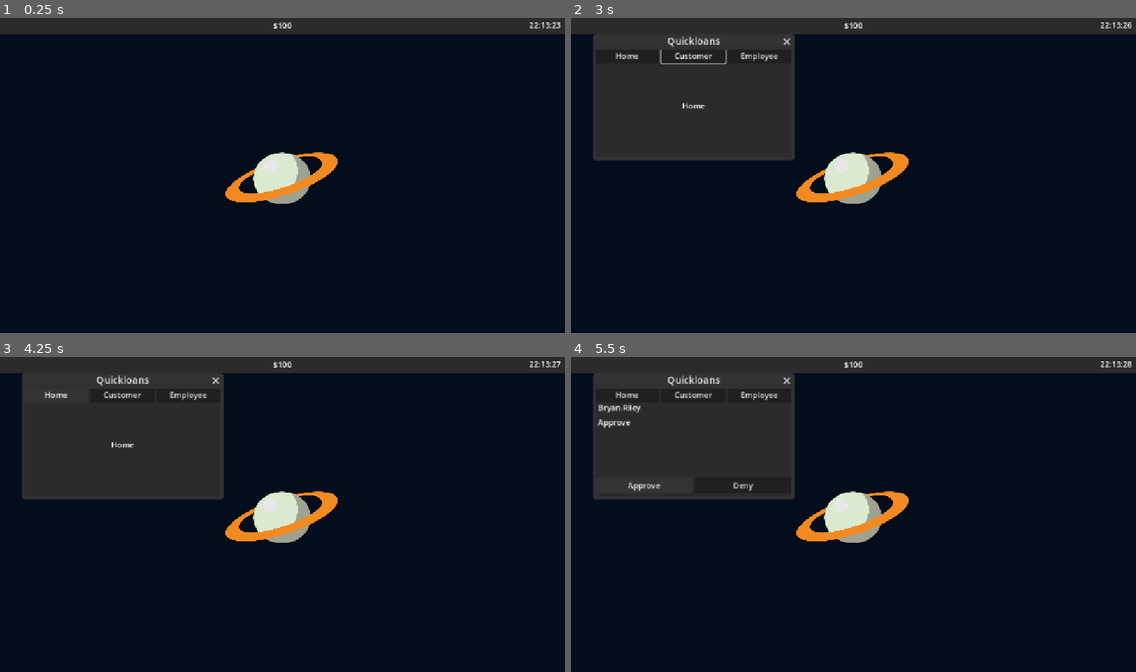
Above: before the commit, frames 1-4 (two rows, left to right).
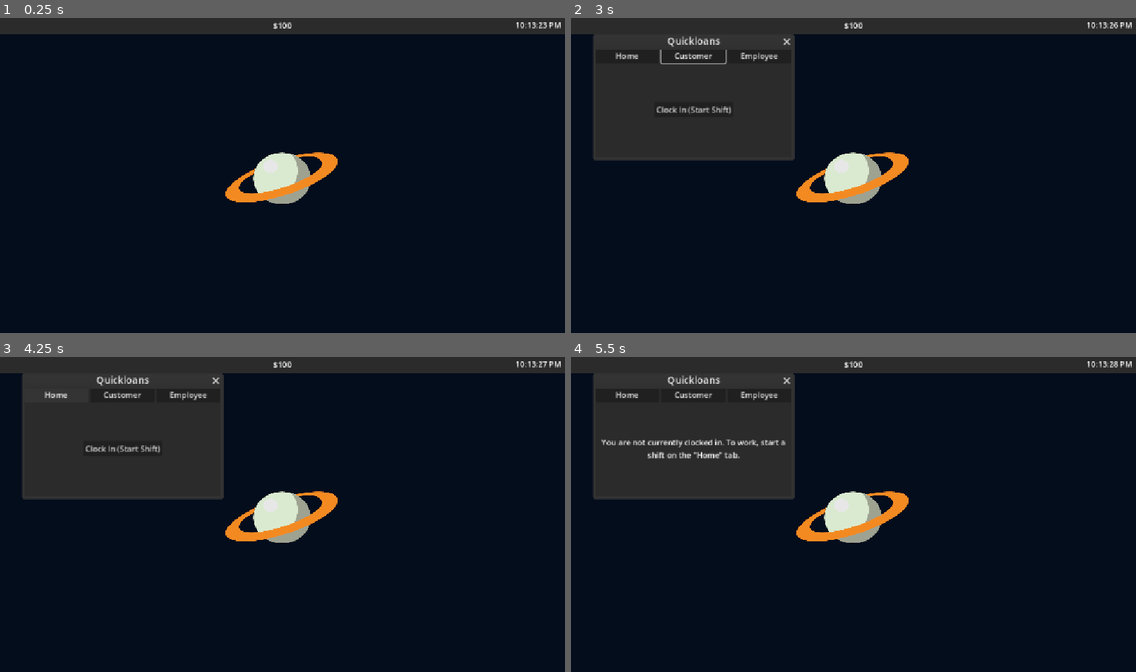
Above: after the commit, the same moments.

Repository: TotsllyRandom/employ-os
Game: Godot game, scene res://scenes/desktop.tscn
The game is run twice, just before and just after one commit, with the same random seed, the same clock (stepped at 60 frames per second) and the same inputs.
Inputs (mouse positions are in pixels of both pictures, inside the frame that each line leads up to):
- Up to frame 1 (0.25 s): no input
- Up to frame 2 (3 s): tap Enter at 0.5, 2 s; move the mouse to (977, 159) at 0.52 s; hold Right 0.53-1.28 s; tap Alt at 0.6, 2.1 s; click (977, 159) at 0.67 s; tap Space (Make Window Debug) at 1.25, 2.75 s; move the mouse to (740, 191) at 1.27 s; hold Down 1.28-2.03 s; tap Shift at 1.35, 2.85 s; move the mouse to (910, 103) at 2.02 s; hold Right 2.03-2.78 s; move the mouse to (825, 238) at 2.77 s; hold Up from 2.78 s (still down); click (825, 238) at 2.92 s
- Up to frame 3 (4.25 s): release Up at 3.5 s; click "Home" at 3.5 s
- Up to frame 4 (5.5 s): click "Customer" at 4.25 s; click (644, 486) at 5 s, where only the run before the commit has a clickable "Approve"

The runs differ from the first frame. In frame 1, 0.1% of the frame differs, in the area x 91-100%, y 1-4%; in frame 2, 0.3%; in frame 3, 0.3%; in frame 4, 1.0%, in the area x 4-100%, y 1-43%.

Commit message:
Twitch Stream 9/8/26 - made rules

Diff:
--- a/scenes/apps/quickloans.gd
+++ b/scenes/apps/quickloans.gd
@@ -1,28 +1,62 @@
 extends Control
+
+var guide = {
+	"min_age" = 0,
+	"max_age" = 106,
+}
+## All Rules
+const RULES = [
+	{
+		"text" : "Applicant must be 18 or older.",
+		"diff" : 1,
+	},
+	{
+		"text" : "Applicant must under 90 years old.",
+		"diff" : 1,
+	},
+]
+
+func interpret_rules(text: String):
+	match text:
+		"Applicant must be 18 or older.":
+			guide["min_age"] = 18
+			return
+		"Applicant must under 90 years old.":
+			guide["max_age"] = 90
+			return
+
+
+## ruleset made when player starts shift
+var rules = []
+
 
 @export var screen: String = "Home":
 	set(new):
-		$"Main/Usable Area/Home".visible = new == "Home"
-		$"Main/Usable Area/Customer".visible = new == "Customer"
-		$"Main/Usable Area/Employee".visible = new == "Employee"
+		$"Main/Usable Area/Home".visible = (new == "Home")
+		$"Main/Usable Area/Customer".visible = (new == "Customer")
+		$"Main/Usable Area/Employee".visible = (new == "Employee")
 		screen = new
+		update_screens()
 
-@export var is_in_shift: bool = true:
+@export var is_in_shift: bool = false:
 	set(new):
 		if new:
+			make_rules(3)
 			create_new_customer()
 		else:
+			rules = []
 			delete_customer(false)
 		is_in_shift = new
+		update_screens()
 
 # Called when the node enters the scene tree for the first time.
 func _ready() -> void:
 	screen = "Home"
 
-
 # Called every frame. 'delta' is the elapsed time since the previous frame.
-func _process(delta: float) -> void:
+func _process(_delta: float) -> void:
 	$"Main/Usable Area".size.y = $Main.size.y - $"Button Panel".size.y
+	$"Main/Usable Area".position.y = $"Button Panel".size.y
 
 
 
@@ -45,25 +79,80 @@
 
 func _on_customer_pressed() -> void:
 	screen = "Customer"
-	create_new_customer()
 
 func update_screens():
 	if screen == "Customer":
-		$"Main/Usable Area/Customer/Name".text = Customers.customer.get("name")
-		var items = ["Approve","Deny"]
-		$"Main/Usable Area/Customer/Loan Amount".text = items[randi() % 2]
+		if is_in_shift:
+			$"Main/Usable Area/Customer/Name".visible = true
+			$"Main/Usable Area/Customer/Name".text = Customers.customer.get("name")
+			var items = ["Approve","Deny"]
+			$"Main/Usable Area/Customer/Loan Amount".visible = true
+			$"Main/Usable Area/Customer/Loan Amount".text = items[randi() % 2]
+			$"Main/Usable Area/Customer/Panel".visible = true
+			$"Main/Usable Area/Customer/Warn".visible = false
+		else:
+			$"Main/Usable Area/Customer/Name".visible = false
+			$"Main/Usable Area/Customer/Warn".visible = true
+			$"Main/Usable Area/Customer/Loan Amount".visible = false
+			$"Main/Usable Area/Customer/Panel".visible = false
+
+	if screen == "Home":
+		$"Main/Usable Area/Home/OutShift".visible = false
+		$"Main/Usable Area/Home/InShift".visible = false
+		if is_in_shift:
+			$"Main/Usable Area/Home/InShift".visible = true
+			$"Main/Usable Area/Home/InShift/Rules".text = get_rule_text()
+
+		else:
+			$"Main/Usable Area/Home/OutShift".visible = true
 
 func _on_employee_pressed() -> void:
 	screen = "Employee"
 
 func loan_complete(result: String) -> void:
-	if $"Main/Usable Area/Customer/Loan Amount".text == result:
+	var ret = "Approve"
+	if Customers.customer["age"] != clamp(Customers.customer["age"], guide["min_age"], guide["max_age"]):
+		ret = "Deny"
+	if result == ret:
 		PlayerData.player_data["money"] += 50
 	delete_customer(true)
 
 func loan_approved() -> void:
 	loan_complete("Approve")
 
-
 func loan_denied() -> void:
 	loan_complete("Deny")
+
+func make_rules(diff:int):
+	diff = clamp(diff, 1, 5)
+	diff = 3
+
+	rules = []
+
+	for i in range(diff):
+		var new_rule = -1
+		while (new_rule<0||rules.has(new_rule))&& not len(rules) == len(RULES):
+			new_rule = randi_range(0,len(RULES)-1)
+		if new_rule >= 0:
+			rules.append(new_rule)
+	print(rules)
+	for rule in rules:
+		interpret_rules(RULES[rule]["text"])
+	print(guide)
+
+
+func get_rule_text():
+	var ret := "\n"
+	var i = 1
+	for rule in rules:
+		ret += str(i)+") "+(RULES[rule]["text"]) + "\n"
+		i += 1
+
+	return ret
+
+func _on_start_shift_pressed() -> void:
+	is_in_shift = true
+
+
+func _on_end_shift_pressed() -> void:
+	is_in_shift = false
--- a/scenes/apps/quickloans.tscn
+++ b/scenes/apps/quickloans.tscn
@@ -21,38 +21,76 @@
 
 [node name="Usable Area" type="Control" parent="Main" unique_id=1939413601]
 layout_mode = 1
-anchor_top = 0.07716049
-anchor_right = 1.0
-anchor_bottom = 1.0
-grow_horizontal = 2
-grow_vertical = 2
-metadata/_edit_use_anchors_ = true
+anchors_preset = 15
+anchor_right = 1.0
+anchor_bottom = 1.0
+grow_horizontal = 2
+grow_vertical = 2
 
 [node name="Home" type="Control" parent="Main/Usable Area" unique_id=499301815]
-visible = false
-layout_mode = 1
-anchors_preset = 15
-anchor_right = 1.0
-anchor_bottom = 1.0
-grow_horizontal = 2
-grow_vertical = 2
-
-[node name="Label" type="Label" parent="Main/Usable Area/Home" unique_id=1743184586]
+layout_mode = 1
+anchors_preset = 15
+anchor_right = 1.0
+anchor_bottom = 1.0
+grow_horizontal = 2
+grow_vertical = 2
+
+[node name="InShift" type="Control" parent="Main/Usable Area/Home" unique_id=1183941706]
+layout_mode = 1
+anchors_preset = 15
+anchor_right = 1.0
+anchor_bottom = 1.0
+grow_horizontal = 2
+grow_vertical = 2
+
+[node name="EndShift" type="Button" parent="Main/Usable Area/Home/InShift" unique_id=180342923]
+layout_mode = 1
+anchors_preset = 7
+anchor_left = 0.5
+anchor_top = 1.0
+anchor_right = 0.5
+anchor_bottom = 1.0
+offset_left = -104.5
+offset_top = -31.0
+offset_right = 104.5
+grow_horizontal = 2
+grow_vertical = 0
+text = "Clock Out Early (End Shift)"
+
+[node name="Rules" type="Label" parent="Main/Usable Area/Home/InShift" unique_id=1743184586]
+layout_mode = 1
+anchors_preset = 15
+anchor_right = 1.0
+anchor_bottom = 1.0
+grow_horizontal = 2
+grow_vertical = 2
+text = "Home"
+
+[node name="OutShift" type="Control" parent="Main/Usable Area/Home" unique_id=1213115708]
+layout_mode = 1
+anchors_preset = 15
+anchor_right = 1.0
+anchor_bottom = 1.0
+grow_horizontal = 2
+grow_vertical = 2
+
+[node name="StartShift" type="Button" parent="Main/Usable Area/Home/OutShift" unique_id=696999685]
 layout_mode = 1
 anchors_preset = 8
 anchor_left = 0.5
 anchor_top = 0.5
 anchor_right = 0.5
 anchor_bottom = 0.5
-offset_left = -23.5
-offset_top = -11.5
-offset_right = 23.5
-offset_bottom = 11.5
-grow_horizontal = 2
-grow_vertical = 2
-text = "Home"
+offset_left = -4.0
+offset_top = -4.0
+offset_right = 4.0
+offset_bottom = 4.0
+grow_horizontal = 2
+grow_vertical = 2
+text = "Clock In (Start Shift)"
 
 [node name="Customer" type="Control" parent="Main/Usable Area" unique_id=391591908]
+visible = false
 layout_mode = 1
 anchors_preset = 15
 anchor_right = 1.0
@@ -106,6 +144,20 @@
 layout_mode = 2
 size_flags_horizontal = 3
 text = "Deny"
+
+[node name="Warn" type="Label" parent="Main/Usable Area/Customer" unique_id=129493032]
+layout_mode = 1
+anchors_preset = 14
+anchor_top = 0.5
+anchor_right = 1.0
+anchor_bottom = 0.5
+offset_top = -11.5
+offset_bottom = 11.5
+grow_horizontal = 2
+grow_vertical = 2
+text = "You are not currently clocked in. To work, start a shift on the \"Home\" tab."
+horizontal_alignment = 1
+autowrap_mode = 2
 
 [node name="Employee" type="Control" parent="Main/Usable Area" unique_id=1069571698]
 visible = false
@@ -162,6 +214,8 @@
 size_flags_horizontal = 3
 text = "Employee"
 
+[connection signal="pressed" from="Main/Usable Area/Home/InShift/EndShift" to="." method="_on_end_shift_pressed"]
+[connection signal="pressed" from="Main/Usable Area/Home/OutShift/StartShift" to="." method="_on_start_shift_pressed"]
 [connection signal="pressed" from="Main/Usable Area/Customer/Panel/HBoxContainer/Approve" to="." method="loan_approved"]
 [connection signal="pressed" from="Main/Usable Area/Customer/Panel/HBoxContainer/Deny" to="." method="loan_denied"]
 [connection signal="pressed" from="Button Panel/HBoxContainer/Home" to="." method="_on_home_pressed"]
--- a/scripts/Globals/Settings.gd
+++ b/scripts/Globals/Settings.gd
@@ -12,6 +12,11 @@
 		show_seconds = new
 		settings_changed.emit()
 
+var show_AmPm: bool = true:
+	set(new):
+		show_AmPm = new
+		settings_changed.emit()
+
 var top_bar_size: int = 40:
 	set(new):
 		top_bar_size = new
--- a/scripts/Globals/Time.gd
+++ b/scripts/Globals/Time.gd
@@ -5,9 +5,18 @@
 	return time
 
 func get_time_string_from_dict(time):
+	var ret : String = "%2d:%02d" % [((time.get("hour")-1)%12)+1, time.get("minute")]
 	if Settings.show_seconds:
-		return "%02d:%02d:%02d  " % [time.get("hour"), time.get("minute"),time.get("second")]
-	return "%02d:%02d  " % [time.get("hour"), time.get("minute")]
+		ret += ":%02d" % [time.get("second")]
+	if Settings.show_AmPm:
+		if (time.get("hour") <12):
+			ret += " AM"
+		else:
+			ret += " PM"
+	ret += "  "
+	return ret
+
+
 
 ## Time A -> Time B (Time A is the earlier time)
 func get_time_between_times(timeA:Dictionary, timeB:Dictionary):
--- a/scripts/Globals/playerData.gd
+++ b/scripts/Globals/playerData.gd
@@ -28,7 +28,6 @@
 
 func _notification(what: int) -> void:
 	if what == NOTIFICATION_WM_CLOSE_REQUEST:
-		print("Game closing! Saving player data...")
 		save_player_data()
 
 		get_tree().quit()
@@ -41,12 +40,10 @@
 
 		if not DirAccess.dir_exists_absolute(p):
 			DirAccess.make_dir_absolute(p)
-			print("Created directory: " + p)
 
 	var dir = DirAccess.open(PLAYER_DIR)
 
 	if dir == null:
-		print("Failed to open player directory.")
 		return
 
 
